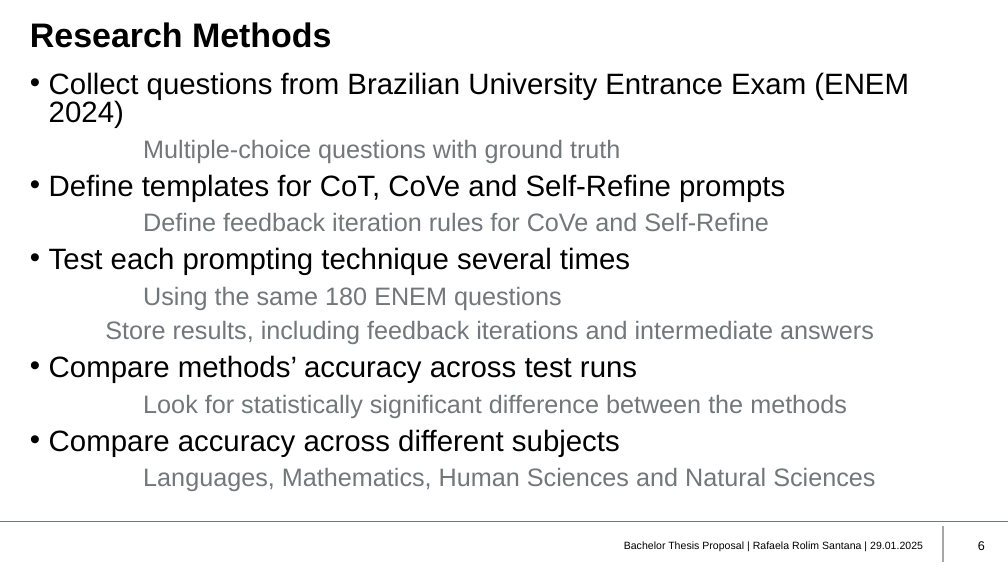
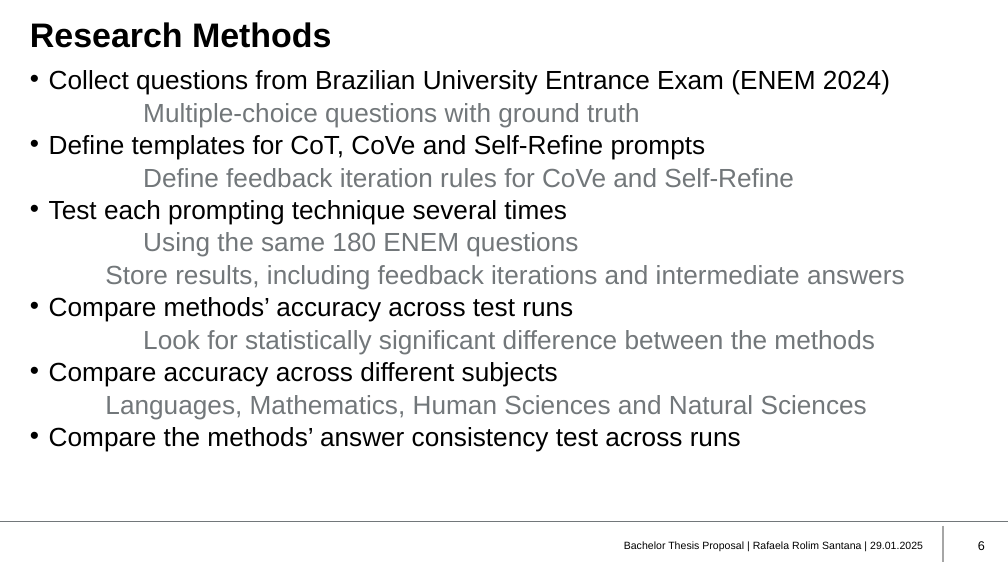
Before and after one commit to rafaelasantana/bachelor-thesis, a slide deck: slide 6 of QualityGates/QualityGate2_RafaelaRolimSantana/QG2-presentation.pptx. Drawn at 1008x567 pixels with LibreOffice and Linux fonts; fonts in the diff are those of the drawing; background and template pictures are left out. Boxes give left, top, right and bottom in pixels: in the first picture for what was removed or moved away, otherwise in the second. Text is boxed around its words. In the diff, an @@ line names an element or a change of style, - is before the commit and + after.

```diff
--- a/QualityGates/QualityGate2_RafaelaRolimSantana/QG2-presentation.pptx
+++ b/QualityGates/QualityGate2_RafaelaRolimSantana/QG2-presentation.pptx
@@ text at box(49, 70, 905, 420): size 21 to 18.7 pt in "Collect questions from Brazilian University Entrance Exam ...", "Define templates for CoT, CoVe and Self-Refine ...", "Test each prompting technique several times", "Compare methods’ accuracy across test runs" and 1 more places; size 18 to 18.7 pt in "Multiple-choice questions with ground truth", "Define feedback iteration rules for CoVe and ...", "Using the same 180 ENEM questions", "Store results, including feedback iterations and intermediat ..." and 2 more places; line spacing 0.8 to 0.7; list level 2 to 1 in "Languages, Mathematics, Human Sciences and ..." @@
@@ text at box(49, 427, 741, 452): paragraph added @@
+• Compare the methods’ answer consistency test across runs
```
Also in this commit, not shown: 8 other slides changed, 2 slides removed, 28 other files.
